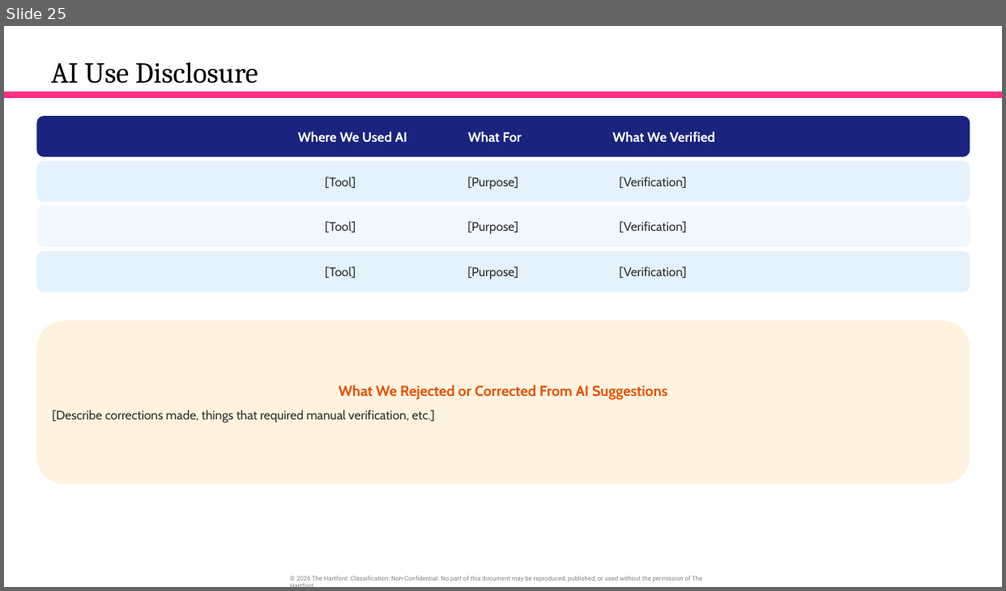
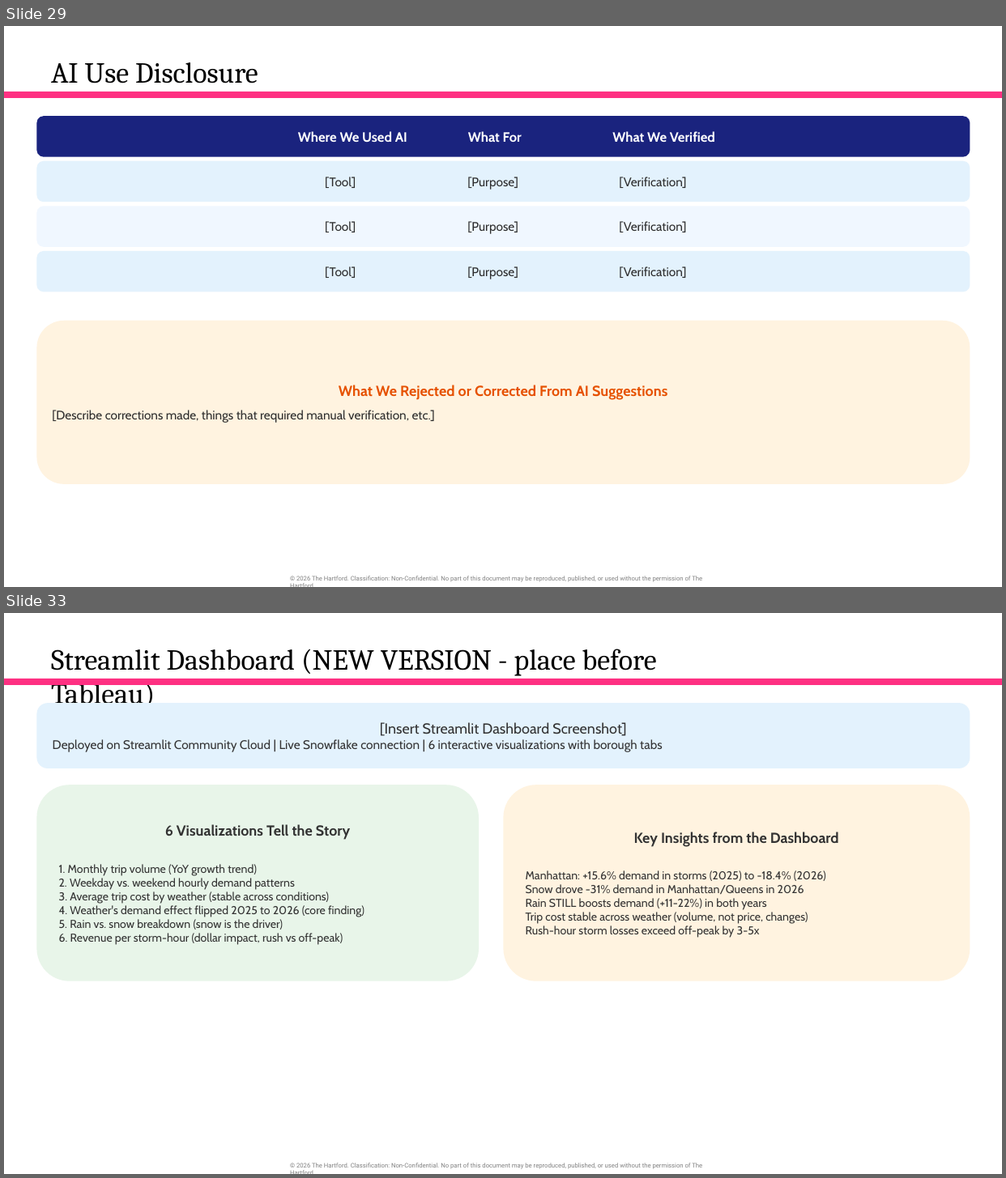
Before and after one commit to orlandojmarin/nyc-taxi-capstone, a slide deck: docs/Capstone_Presentation.pptx. Shown one above the other, each under a label of ours: slide 25 before the commit, slides 29 and 33 after it; the slides between them are not shown. The pictures are 1006x591 and 1006x1178 pixels, drawn with LibreOffice and Linux fonts; fonts in the diff are those of the drawing. Boxes give left, top, right and bottom in pixels: in the first picture for what was removed or moved away, otherwise in the second. Text is boxed around its words. In the diff, an @@ line names an element or a change of style, - is before the commit and + after.

```diff
--- a/docs/Capstone_Presentation.pptx
+++ b/docs/Capstone_Presentation.pptx
@@ slide 33 added at <box>4,613,1002,1174</box>, background #FFFFFF; not listed: 1 template element that a slide beside it also shows @@
@@ title added at <box>51,649,657,703</box>, 28 pt, text #000000 @@
+Streamlit Dashboard (NEW VERSION - place before Tableau)
@@ rectangle added at <box>4,678,1002,685</box>, fill #FE3082 @@
@@ rounded rectangle added at <box>37,703,970,768</box>, fill #E3F2FD, 12 pt, text #333333 @@
+[Insert Streamlit Dashboard Screenshot]
+Deployed on Streamlit Community Cloud | Live Snowflake connection | 6 interactive visualizations with borough tabs
@@ rounded rectangle added at <box>37,786,479,982</box>, fill #E8F5E9, 11 pt, text #333333 @@
+6 Visualizations Tell the Story
+1. Monthly trip volume (YoY growth trend)
+2. Weekday vs. weekend hourly demand patterns
+3. Average trip cost by weather (stable across conditions)
+4. Weather's demand effect flipped 2025 to 2026 (core finding)
+5. Rain vs. snow breakdown (snow is the driver)
+6. Revenue per storm-hour (dollar impact, rush vs off-peak)
@@ rounded rectangle added at <box>503,786,970,982</box>, fill #FFF3E0, 11 pt, text #333333 @@
+Key Insights from the Dashboard
+Manhattan: +15.6% demand in storms (2025) to -18.4% (2026)
+Snow drove -31% demand in Manhattan/Queens in 2026
+Rain STILL boosts demand (+11-22%) in both years
+Trip cost stable across weather (volume, not price, changes)
+Rush-hour storm losses exceed off-peak by 3-5x
@@ what was slide 25 is now slide 29 @@
```
Also in this commit, not shown: 3 slides changed, 9 other slides added, 1 slide removed, 1 other file.
